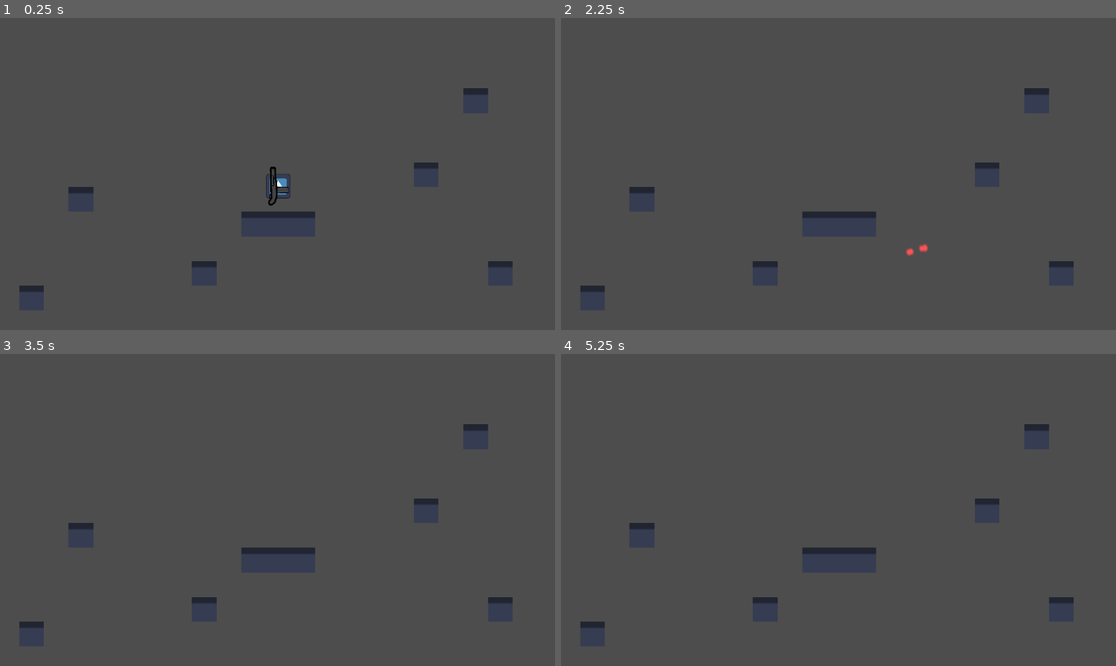
Above: before the commit, frames 1-4 (two rows, left to right).
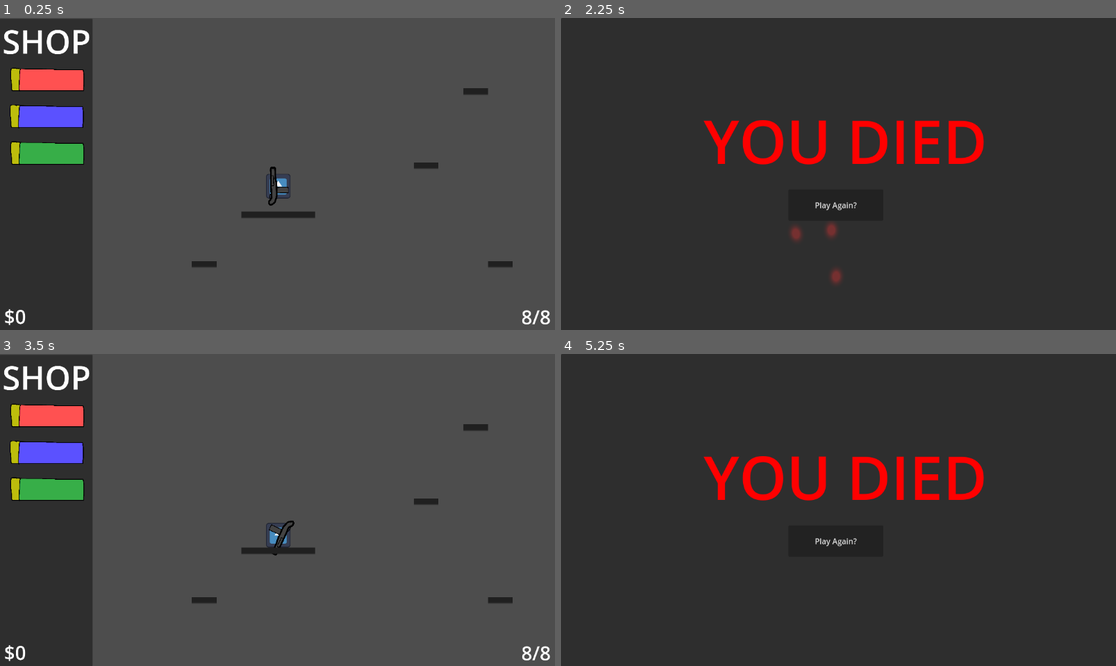
Above: after the commit, the same moments.

Repository: Beau1437/platformer
Game: Godot game, scene res://src/Game.tscn
Same seed, same stepped clock (60 frames per second), same inputs: the game is played once before the commit and once after it. The engine's default icon, where the game draws it, is replaced by a stand-in: a white triangle on a blue panel in a dark square.
Inputs (mouse positions are in pixels of both pictures, inside the frame that each line leads up to):
- Up to frame 1 (0.25 s): no input
- Up to frame 2 (2.25 s): move the mouse to (960, 158) at 0.52 s; hold D (move_right) 0.53-2.03 s; click (960, 158) at 0.6 s; tap Space (jump) at 0.77, 1.52 s; move the mouse to (727, 189) at 1.27 s; click (727, 189) at 1.35 s; move the mouse to (894, 105) at 2.02 s; hold A (move_left) from 2.03 s (still down); click (894, 105) at 2.1 s
- Up to frame 3 (3.5 s): release A (move_left) at 2.75 s; click (277, 541) at 2.75 s, where only the run after the commit has a clickable "Play Again?"
- Up to frame 4 (5.25 s): tap Enter at 3.5 s; move the mouse to (810, 572) at 3.52 s; hold D (move_right) 3.53-5.03 s; click (810, 572) at 3.6 s; tap Space (jump) at 3.77, 4.52 s; move the mouse to (1005, 556) at 4.27 s; click (1005, 556) at 4.35 s; move the mouse to (672, 463) at 5.02 s; hold A (move_left) from 5.03 s (still down); click (672, 463) at 5.1 s

The runs differ from the first frame. In frame 1, 16% of the frame differs, in the area x 0-100%, y 0-100%; in frame 2, 99%; in frame 3, 17%; in frame 4, 99%.

Commit message:
bullets and shop

Diff:
--- a/project.godot
+++ b/project.godot
@@ -37,3 +37,8 @@
 "events": [Object(InputEventMouseButton,"resource_local_to_scene":false,"resource_name":"","device":-1,"window_id":0,"a …(258 unchanged characters)…
 ]
 }
+purchase={
+"deadzone": 0.2,
+"events": [Object(InputEventMouseButton,"resource_local_to_scene":false,"resource_name":"","device":-1,"window_id":0,"alt_pressed":false,"shift_pressed":false,"ctrl_pressed":false,"meta_pressed":false,"button_mask":0,"position":Vector2(0, 0),"global_position":Vector2(0, 0),"factor":1.0,"button_index":1,"canceled":false,"pressed":false,"double_click":false,"script":null)
+]
+}
--- /dev/null
+++ b/src/DeathScreen.tscn
@@ -0,0 +1,42 @@
+[gd_scene load_steps=3 format=3 uid="uid://dkhcunsbdr8tc"]
+
+[ext_resource type="Script" uid="uid://v1mx6keqcguw" path="res://src/button.gd" id="1_pxux1"]
+
+[sub_resource type="LabelSettings" id="LabelSettings_g5euo"]
+font_size = 125
+font_color = Color(1, 0, 0, 1)
+
+[node name="DeathScreen" type="Control"]
+layout_mode = 3
+anchors_preset = 15
+anchor_right = 1.0
+anchor_bottom = 1.0
+grow_horizontal = 2
+grow_vertical = 2
+metadata/_edit_lock_ = true
+
+[node name="Panel" type="Panel" parent="."]
+layout_mode = 0
+offset_right = 1155.0
+offset_bottom = 650.0
+metadata/_edit_lock_ = true
+
+[node name="Label" type="Label" parent="Panel"]
+layout_mode = 0
+offset_left = 296.0
+offset_top = 169.0
+offset_right = 885.0
+offset_bottom = 369.0
+text = "YOU DIED"
+label_settings = SubResource("LabelSettings_g5euo")
+
+[node name="Button" type="Button" parent="."]
+layout_mode = 0
+offset_left = 472.0
+offset_top = 356.0
+offset_right = 669.0
+offset_bottom = 421.0
+text = "Play Again?"
+script = ExtResource("1_pxux1")
+
+[connection signal="pressed" from="Button" to="Button" method="_on_pressed"]
--- a/src/Game.tscn
+++ b/src/Game.tscn
@@ -6,79 +6,26 @@
 [ext_resource type="Script" uid="uid://02ygbsdefll5" path="res://src/player/states/walk.gd" id="4_km1yn"]
 [ext_resource type="Script" uid="uid://c1piktfatj4qc" path="res://src/player/states/jump.gd" id="5_dbp7n"]
 [ext_resource type="Script" uid="uid://c7gq3y0tus8pl" path="res://src/player/states/fall.gd" id="5_km1yn"]
-[ext_resource type="Texture2D" uid="uid://cxc57mmobnbkx" path="res://src/icon.svg" id="6_eu8jo"]
+[ext_resource type="Texture2D" uid="uid://d0rsorrgjccwm" path="res://src/art/atlas.png" id="7_rgpsw"]
+[ext_resource type="PackedScene" uid="uid://yjllyd0lqiud" path="res://src/Shop.tscn" id="7_x2540"]
 
-[sub_resource type="TileSetAtlasSource" id="TileSetAtlasSource_dbp7n"]
-texture = ExtResource("6_eu8jo")
+[sub_resource type="TileSetAtlasSource" id="TileSetAtlasSource_x2540"]
+texture = ExtResource("7_rgpsw")
 0:0/0 = 0
-1:0/0 = 0
-2:0/0 = 0
-3:0/0 = 0
-3:0/0/physics_layer_0/polygon_0/points = PackedVector2Array(-8, -8, 8, -8, 8, 8, -8, 8)
-4:0/0 = 0
-5:0/0 = 0
-6:0/0 = 0
-7:0/0 = 0
-0:1/0 = 0
-1:1/0 = 0
-2:1/0 = 0
-3:1/0 = 0
-4:1/0 = 0
-5:1/0 = 0
-6:1/0 = 0
-7:1/0 = 0
-0:2/0 = 0
-1:2/0 = 0
-2:2/0 = 0
-3:2/0 = 0
-4:2/0 = 0
-5:2/0 = 0
-6:2/0 = 0
-7:2/0 = 0
-0:3/0 = 0
-1:3/0 = 0
-2:3/0 = 0
-3:3/0 = 0
-4:3/0 = 0
-5:3/0 = 0
-6:3/0 = 0
-7:3/0 = 0
-0:4/0 = 0
-1:4/0 = 0
-2:4/0 = 0
-3:4/0 = 0
-4:4/0 = 0
-5:4/0 = 0
-6:4/0 = 0
-7:4/0 = 0
-0:5/0 = 0
-1:5/0 = 0
-2:5/0 = 0
-3:5/0 = 0
-4:5/0 = 0
-5:5/0 = 0
-6:5/0 = 0
-7:5/0 = 0
-0:6/0 = 0
-1:6/0 = 0
-2:6/0 = 0
-3:6/0 = 0
-4:6/0 = 0
-5:6/0 = 0
-6:6/0 = 0
-7:6/0 = 0
-0:7/0 = 0
-1:7/0 = 0
-2:7/0 = 0
-3:7/0 = 0
-4:7/0 = 0
-5:7/0 = 0
-6:7/0 = 0
-7:7/0 = 0
+0:0/0/physics_layer_0/polygon_0/points = PackedVector2Array(-8, -8, 8, -8, 8, -3.75644, -8, -3.65492)
 
 [sub_resource type="TileSet" id="TileSet_rgpsw"]
 physics_layer_0/collision_layer = 1
-sources/0 = SubResource("TileSetAtlasSource_dbp7n")
+sources/4 = SubResource("TileSetAtlasSource_x2540")
+tile_proxies/coords_level = [[1, Vector2i(0, 0)], [3, Vector2i(0, 0)]]
+
+[sub_resource type="GDScript" id="GDScript_dbp7n"]
+
+[sub_resource type="RectangleShape2D" id="RectangleShape2D_rgpsw"]
+size = Vector2(5616, 465)
+
+[sub_resource type="RectangleShape2D" id="RectangleShape2D_x2540"]
+size = Vector2(511, 5636)
 
 [node name="Node2D" type="Node2D"]
 
@@ -98,13 +45,42 @@
 [node name="Fall" type="Node" parent="Player/StateMachine"]
 script = ExtResource("5_km1yn")
 
-[node name="StartPosition" type="Marker2D" parent="."]
-
 [node name="Tiles" type="TileMapLayer" parent="."]
 scale = Vector2(8, 8)
-tile_map_data = PackedByteArray("AAAAAAIAAAADAAAAAAABAAIAAAADAAAAAAD//wIAAAADAAAAAAD9/wQAAAADAAAAAAD2/wUAAAADAAAAAAD4/wEAAAADAAAAAAAGAAAAAAADAAAAAAAIAP3/AAADAAAAAAAJAAQAAAADAAAAAAA=")
+tile_map_data = PackedByteArray("AAAAAAIABAAAAAAAAAABAAIABAAAAAAAAAD//wIABAAAAAAAAAD9/wQABAAAAAAAAAAGAAAABAAAAAAAAAAIAP3/BAAAAAAAAAAJAAQABAAAAAAAAAA=")
 tile_set = SubResource("TileSet_rgpsw")
 
 [node name="Camera2D" type="Camera2D" parent="."]
 offset = Vector2(60, 60)
 zoom = Vector2(0.4, 0.4)
+
+[node name="DeathZone" type="Area2D" parent="."]
+script = SubResource("GDScript_dbp7n")
+
+[node name="CollisionShape2D" type="CollisionShape2D" parent="DeathZone"]
+position = Vector2(7, 1189.5)
+shape = SubResource("RectangleShape2D_rgpsw")
+
+[node name="CollisionShape2D4" type="CollisionShape2D" parent="DeathZone"]
+position = Vector2(-11, -4904)
+shape = SubResource("RectangleShape2D_rgpsw")
+
+[node name="CollisionShape2D2" type="CollisionShape2D" parent="DeathZone"]
+position = Vector2(2560, -1859)
+shape = SubResource("RectangleShape2D_x2540")
+
+[node name="CollisionShape2D3" type="CollisionShape2D" parent="DeathZone"]
+position = Vector2(-2539, -1864)
+shape = SubResource("RectangleShape2D_x2540")
+
+[node name="Shop" parent="." instance=ExtResource("7_x2540")]
+offset_left = -1381.0
+offset_top = -746.0
+offset_right = -1381.0
+offset_bottom = -746.0
+metadata/_edit_lock_ = true
+
+[connection signal="body_entered" from="DeathZone" to="Player" method="_on_death_zone_body_entered"]
+[connection signal="mouse_entered" from="Shop" to="Player" method="_on_shop_mouse_entered"]
+[connection signal="mouse_exited" from="Shop" to="Player" method="_on_shop_mouse_exited"]
+[connection signal="purchase" from="Shop" to="Player" method="_on_shop_purchase"]
--- /dev/null
+++ b/src/Shop.tscn
@@ -0,0 +1,104 @@
+[gd_scene load_steps=9 format=3 uid="uid://yjllyd0lqiud"]
+
+[ext_resource type="Script" uid="uid://chmghlc07n5hb" path="res://src/shop.gd" id="1_d4ikw"]
+[ext_resource type="Texture2D" uid="uid://cvmmdjrbihap1" path="res://src/art/shell_red.png" id="1_hwtwc"]
+[ext_resource type="Texture2D" uid="uid://bk3bcyh2tsgiu" path="res://src/art/shell_blue.png" id="2_xon3k"]
+[ext_resource type="Texture2D" uid="uid://6u07tmkq5vni" path="res://src/art/shell_green.png" id="3_d4ikw"]
+[ext_resource type="Script" uid="uid://7k8kwuaiy07c" path="res://src/color_rect.gd" id="5_i5wuj"]
+
+[sub_resource type="LabelSettings" id="LabelSettings_pv447"]
+font_size = 170
+
+[sub_resource type="LabelSettings" id="LabelSettings_i5wuj"]
+font_size = 55
+
+[sub_resource type="LabelSettings" id="LabelSettings_qcki6"]
+font_size = 100
+
+[node name="Shop" type="Control"]
+layout_mode = 3
+anchors_preset = 15
+anchor_right = 1.0
+anchor_bottom = 1.0
+offset_right = -668.0
+offset_bottom = 963.0
+grow_horizontal = 2
+grow_vertical = 2
+script = ExtResource("1_d4ikw")
+
+[node name="Panel" type="Panel" parent="."]
+layout_mode = 0
+offset_right = 482.0
+offset_bottom = 1616.0
+mouse_filter = 1
+
+[node name="Label" type="Label" parent="."]
+layout_mode = 0
+offset_left = 13.0
+offset_right = 473.0
+offset_bottom = 232.0
+text = "SHOP"
+label_settings = SubResource("LabelSettings_pv447")
+
+[node name="TextureRect" type="TextureRect" parent="."]
+layout_mode = 0
+offset_left = 54.0
+offset_top = 254.0
+offset_right = 439.0
+offset_bottom = 379.0
+texture = ExtResource("1_hwtwc")
+expand_mode = 1
+
+[node name="TextureRect2" type="TextureRect" parent="."]
+layout_mode = 0
+offset_left = 51.0
+offset_top = 445.0
+offset_right = 436.0
+offset_bottom = 570.0
+texture = ExtResource("2_xon3k")
+expand_mode = 1
+
+[node name="TextureRect3" type="TextureRect" parent="."]
+layout_mode = 0
+offset_left = 54.0
+offset_top = 636.0
+offset_right = 439.0
+offset_bottom = 761.0
+texture = ExtResource("3_d4ikw")
+expand_mode = 1
+
+[node name="ColorRect" type="ColorRect" parent="."]
+visible = false
+layout_mode = 0
+offset_left = 509.0
+offset_top = 241.0
+offset_right = 873.0
+offset_bottom = 401.0
+color = Color(0.241156, 0.241156, 0.241156, 1)
+script = ExtResource("5_i5wuj")
+
+[node name="Label" type="Label" parent="ColorRect"]
+layout_mode = 0
+offset_left = 28.0
+offset_top = -3.0
+offset_right = 332.0
+offset_bottom = 152.0
+text = "Red Shell
+$0"
+label_settings = SubResource("LabelSettings_i5wuj")
+
+[node name="Balance" type="Label" parent="."]
+layout_mode = 0
+offset_left = 22.0
+offset_top = 1477.0
+offset_right = 376.0
+offset_bottom = 1614.0
+text = "$0"
+label_settings = SubResource("LabelSettings_qcki6")
+
+[connection signal="mouse_entered" from="TextureRect" to="." method="_on_texture_rect_mouse_entered" binds= [1]]
+[connection signal="mouse_exited" from="TextureRect" to="." method="_on_texture_rect_mouse_exited"]
+[connection signal="mouse_entered" from="TextureRect2" to="." method="_on_texture_rect_mouse_entered" binds= [2]]
+[connection signal="mouse_exited" from="TextureRect2" to="." method="_on_texture_rect_mouse_exited"]
+[connection signal="mouse_entered" from="TextureRect3" to="." method="_on_texture_rect_mouse_entered" binds= [3]]
+[connection signal="mouse_exited" from="TextureRect3" to="." method="_on_texture_rect_mouse_exited"]
--- /dev/null
+++ b/src/button.gd
@@ -0,0 +1,4 @@
+extends Button
+
+func _on_pressed() -> void:
+	get_tree().change_scene_to_file("res://src/Game.tscn")
--- /dev/null
+++ b/src/color_rect.gd
@@ -0,0 +1,14 @@
+extends ColorRect
+
+@onready
+var label = $Label
+
+func set_type(type: int):
+	if type == 1:
+		label.text = "Red Shell\n$0"
+	elif type == 2:
+		label.text = "Blue Shell\n$10"
+	elif type == 3:
+		label.text = "Green Shell\n$50"
+	else:
+		label.text = ""
--- a/src/player/Player.tscn
+++ b/src/player/Player.tscn
@@ -6,6 +6,9 @@
 
 [sub_resource type="RectangleShape2D" id="RectangleShape2D_0rwas"]
 size = Vector2(25.6, 26)
+
+[sub_resource type="LabelSettings" id="LabelSettings_g641l"]
+font_size = 100
 
 [node name="Player" type="CharacterBody2D"]
 
@@ -21,3 +24,14 @@
 [node name="Gun" parent="." instance=ExtResource("2_chb7w")]
 position = Vector2(62, 65)
 script = ExtResource("3_g641l")
+
+[node name="AmmoCounter" type="Label" parent="Gun"]
+top_level = true
+offset_left = 1215.0
+offset_top = 690.0
+offset_right = 1478.0
+offset_bottom = 870.0
+text = "8/8"
+label_settings = SubResource("LabelSettings_g641l")
+horizontal_alignment = 2
+vertical_alignment = 2
--- a/src/player/gun.gd
+++ b/src/player/gun.gd
@@ -1,13 +1,27 @@
 extends Node2D
-
-var bullet = preload("res://src/player/gun/Bullet.tscn")
 
 @onready
 var player = $".."
+@onready
+var ammo_counter = $AmmoCounter
+
+var clip: Stack = Stack.new()
 
 var can_shoot = true
+var in_shop = false
 
-var clip: Stack
+const red_bullet: PackedScene = preload("res://src/player/gun/bullets/RedBullet.tscn")
+const blue_bullet: PackedScene = preload("res://src/player/gun/bullets/BlueBullet.tscn")
+const green_bullet: PackedScene = preload("res://src/player/gun/bullets/GreenBullet.tscn")
+var bullet
+var speed
+var reload_speed
+var num_bullets
+var damage
+
+func _init():
+	for n in 8:
+		clip.push(1)
 
 func _process(delta: float) -> void:
 	look_at(get_global_mouse_position())
@@ -15,17 +29,25 @@
 		scale.y = -1
 	elif cos(rotation) > 0.25:
 		scale.y = 1
-	if Input.is_action_just_pressed("shoot") && can_shoot:
-		for n in 5:
-			var bullet_instance = bullet.instantiate()
-			get_tree().root.add_child(bullet_instance)
-			bullet_instance.global_position = global_position
-			if randf_range(1,2) > 1.5:
-				bullet_instance.rotation = rotation + randf_range(0, 0.25)
-			else:
-				bullet_instance.rotation = rotation - randf_range(0, 0.25)
+	if Input.is_action_just_pressed("shoot") && can_shoot && !in_shop && clip.size() != 0:
+		var type: int = clip.pop()
+		bullet = bullet_properties(type)
+		for n in num_bullets:
+			get_tree().create_timer(randf_range(0,0.00003 * speed)).timeout.connect(
+				func():
+					var bullet_instance = bullet.instantiate()
+					bullet_instance.damage = damage
+					bullet_instance.speed = speed
+					get_tree().root.add_child(bullet_instance)
+					bullet_instance.global_position = global_position
+					if randf_range(1,2) > 1.5:
+						bullet_instance.rotation = rotation + randf_range(0, 0.25)
+					else:
+						bullet_instance.rotation = rotation - randf_range(0, 0.25)
+			)
 		player.velocity -= Vector2(cos(rotation) * 1200, sin(rotation) * 1200)
-		cooldown(0.8)
+		cooldown(reload_speed)
+		ammo_counter.text = str(clip.size(), "/8")
 
 func cooldown(time) -> void:
 	can_shoot = false
@@ -33,3 +55,29 @@
 		func():
 			can_shoot = true
 	)
+
+func bullet_properties(type: int) -> PackedScene:
+	if type == 1:
+		reload_speed = 0.8
+		speed = 3000
+		num_bullets = 5
+		damage = 5
+		return red_bullet
+	elif type == 2:
+		reload_speed = 0.4
+		speed = 2000
+		num_bullets = 4
+		damage = 20
+		return blue_bullet
+	reload_speed = 0.8
+	speed = 3000
+	num_bullets = 2
+	damage = 200
+	return green_bullet
+
+func clip_size():
+	return clip.size()
+
+func add_shell(type: int):
+	clip.push(type)
+	ammo_counter.text = str(clip.size(), "/8")
--- a/src/player/gun/Bullet.tscn
+++ /dev/null
@@ -1,12 +0,0 @@
-[gd_scene load_steps=3 format=3 uid="uid://daaigr7iwkuw8"]
-
-[ext_resource type="Script" uid="uid://b2epl64wqckbq" path="res://src/player/gun/bullet.gd" id="1_bxsi7"]
-[ext_resource type="Texture2D" uid="uid://bqinlkad65v0s" path="res://src/art/bullet.png" id="2_bxsi7"]
-
-[node name="Bullet" type="Node2D"]
-script = ExtResource("1_bxsi7")
-
-[node name="Sprite2D" type="Sprite2D" parent="."]
-position = Vector2(1, 1)
-scale = Vector2(0.1875, 0.140625)
-texture = ExtResource("2_bxsi7")
--- a/src/player/gun/bullet.gd
+++ /dev/null
@@ -1,6 +0,0 @@
-extends Node2D
-
-var speed: int = 3000
-
-func _process(delta: float) -> void:
-	position += transform.x * speed * delta
--- /dev/null
+++ b/src/player/gun/bullets/BlueBullet.tscn
@@ -0,0 +1,12 @@
+[gd_scene load_steps=3 format=3 uid="uid://dhf2jkr6hhq8g"]
+
+[ext_resource type="Script" uid="uid://b2epl64wqckbq" path="res://src/player/gun/bullets/bullet.gd" id="1_ad4xc"]
+[ext_resource type="Texture2D" uid="uid://chm58jsp16s6n" path="res://src/art/bullet_blue.png" id="2_ad4xc"]
+
+[node name="Bullet" type="Node2D"]
+script = ExtResource("1_ad4xc")
+
+[node name="Sprite2D" type="Sprite2D" parent="."]
+position = Vector2(1, 1)
+scale = Vector2(0.1875, 0.140625)
+texture = ExtResource("2_ad4xc")
--- /dev/null
+++ b/src/player/gun/bullets/GreenBullet.tscn
@@ -0,0 +1,12 @@
+[gd_scene load_steps=3 format=3 uid="uid://063bqbqacv8e"]
+
+[ext_resource type="Script" uid="uid://b2epl64wqckbq" path="res://src/player/gun/bullets/bullet.gd" id="1_nihqk"]
+[ext_resource type="Texture2D" uid="uid://djxqdwqy80yhd" path="res://src/art/bullet_green.png" id="2_nihqk"]
+
+[node name="Bullet" type="Node2D"]
+script = ExtResource("1_nihqk")
+
+[node name="Sprite2D" type="Sprite2D" parent="."]
+position = Vector2(1, 1)
+scale = Vector2(0.4, 0.3)
+texture = ExtResource("2_nihqk")
--- /dev/null
+++ b/src/player/gun/bullets/RedBullet.tscn
@@ -0,0 +1,12 @@
+[gd_scene load_steps=3 format=3 uid="uid://daaigr7iwkuw8"]
+
+[ext_resource type="Script" uid="uid://b2epl64wqckbq" path="res://src/player/gun/bullets/bullet.gd" id="1_kawlm"]
+[ext_resource type="Texture2D" uid="uid://bqinlkad65v0s" path="res://src/art/bullet.png" id="2_61wjk"]
+
+[node name="Bullet" type="Node2D"]
+script = ExtResource("1_kawlm")
+
+[node name="Sprite2D" type="Sprite2D" parent="."]
+position = Vector2(1, 1)
+scale = Vector2(0.1875, 0.140625)
+texture = ExtResource("2_61wjk")
--- /dev/null
+++ b/src/player/gun/bullets/bullet.gd
@@ -0,0 +1,10 @@
+extends Node2D
+class_name Bullet
+
+@export
+var speed: int
+var damage: int
+
+func _process(delta: float) -> void:
+	if speed:
+		position += transform.x * speed * delta
--- a/src/player/gun/stack.gd
+++ b/src/player/gun/stack.gd
@@ -6,7 +6,7 @@
 func push(data) -> void:
 	stack.push_front(data)
 
-func pop(data):
+func pop():
 	return stack.pop_front()
 
 func size() -> int:
--- a/src/player/player.gd
+++ b/src/player/player.gd
@@ -3,6 +3,12 @@
 
 @onready
 var StateMachine = $StateMachine
+@onready
+var gun = $Gun
+
+var balance = 0
+
+var DeathScreen = preload("res://src/DeathScreen.tscn")
 
 func _ready() -> void:
 	StateMachine.init(self)
@@ -15,3 +21,30 @@
 
 func _process(delta: float) -> void:
 	StateMachine.process_frame(delta)
+
+func die():
+	get_tree().change_scene_to_packed(DeathScreen)
+
+func _on_death_zone_body_entered(body: Node2D) -> void:
+	die()
+
+func _on_shop_mouse_entered() -> void:
+	gun.in_shop = true
+
+func _on_shop_mouse_exited() -> void:
+	gun.in_shop = false
+
+func _on_shop_purchase(type) -> void:
+	if buy(type) && gun.clip_size() < 8:
+		gun.add_shell(type)
+
+func buy(type: int) -> bool:
+	if type == 1:
+		return true
+	elif type == 2 && balance >= 10:
+		balance -= 10
+		return true
+	elif type == 3 && balance >= 50:
+		balance -= 50
+		return true
+	return false
--- /dev/null
+++ b/src/shop.gd
@@ -0,0 +1,28 @@
+extends Control
+
+@onready
+var rect = $ColorRect
+@onready
+var balance_counter = $Balance
+var type
+var on_shell = false
+
+func _on_texture_rect_mouse_entered(type: int) -> void:
+	self.type = type
+	on_shell = true
+	rect.set_type(type)
+	rect.show()
+
+signal purchase(t)
+
+func _process(delta: float) -> void:
+	if on_shell && Input.is_action_just_pressed("purchase"):
+			purchase.emit(type)
+	rect.position.y = get_local_mouse_position().y - 20
+
+func _on_texture_rect_mouse_exited() -> void:
+	on_shell = false
+	rect.hide()
+
+func set_balance(balance: int):
+	balance_counter.text = str("$", balance)
Not shown, added: export_presets.cfg
Not shown: 1 places in src/Game.tscn that only renumber resources
Not shown, added: src/art/air.png.import
Binary file added: src/art/atlas.png
Not shown, added: src/art/atlas.png.import
Binary file added: src/art/bullet_blue.png
Not shown, added: src/art/bullet_blue.png.import
Binary file added: src/art/bullet_green.png
Not shown, added: src/art/bullet_green.png.import
Not shown, added: src/art/floor.png.import
Binary file added: src/art/shell_blue.png
Not shown, added: src/art/shell_blue.png.import
(and 12 more such lines)
